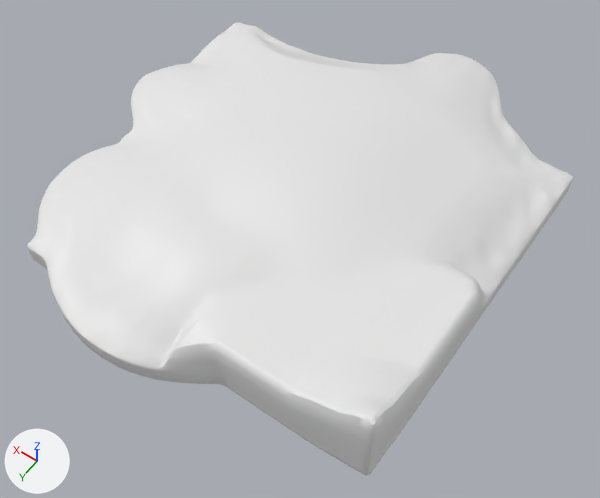
A saved change to the glTF model assets/terrainvoiture.glb.
One viewpoint serves both versions: a camera (50 mm lens) standing at (-627.0, 910.0, 1266.0) and looking at (-16.0, 54.0, -79.0). The lights are fixed; the arrows at lower left show +X, +Y and +Z. The older version comes first. Vertices at exactly the same position are counted once.
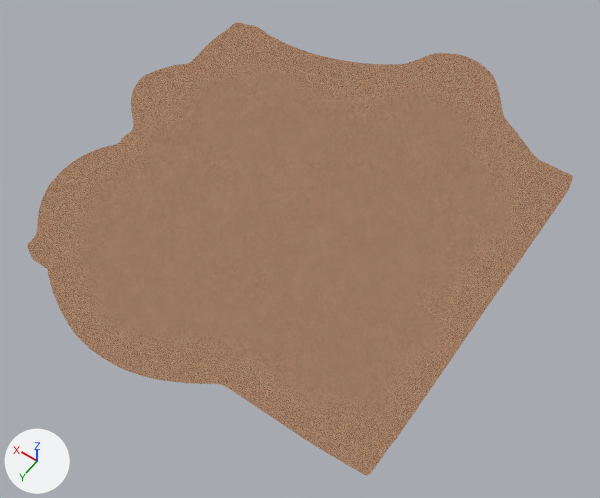
Pixel boxes (x1, y1, x2, y2) of what changed, in the pictures (600 x 498 px):
```json
{"object": "Cube", "change": "surface changed, recoloured", "before": [27, 22, 573, 475], "after": [27, 22, 573, 475], "on screen": "white to brown"}
```

Edits to the scene script, one JSON object a line:
```json
{"op": "add", "block": "img_texture_cailloux", "code": ["img_texture_cailloux = load_image('Texture_cailloux', '_unpacked/Texture_cailloux', 512, 512, 'sRGB')"]}
{"block": "mat_blankmat", "change": "nodes: BsdfPrincipled, OutputMaterial"}
{"block": "mat_blankmat", "change": "nodes: BsdfTransparent, Emission, LightPath, Mix, MixShader, OutputMaterial, TexImage, VertexColor"}
{"block": "mat_blankmat", "change": "uses the picture img_texture_cailloux"}
{"block": "me_cube_001", "where": "me_cube_001.from_pydata(...)  # 17742 vertices, 34986 faces; spans x -400.0..549.0, y -609.0..486.0, z -59.0..130.0"}
{"block": "me_cube_001", "where": "# used by ob_cube; location = (0.0, 0.0, 0.0)"}
{"block": "me_cube_001", "change": "me_cube_001 part 1: vertex colours changed"}
```
